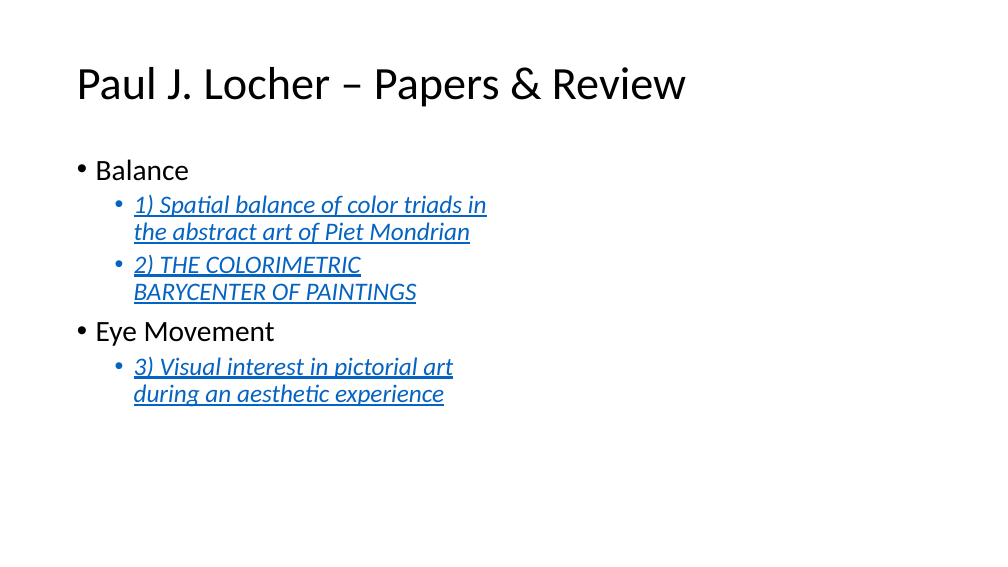
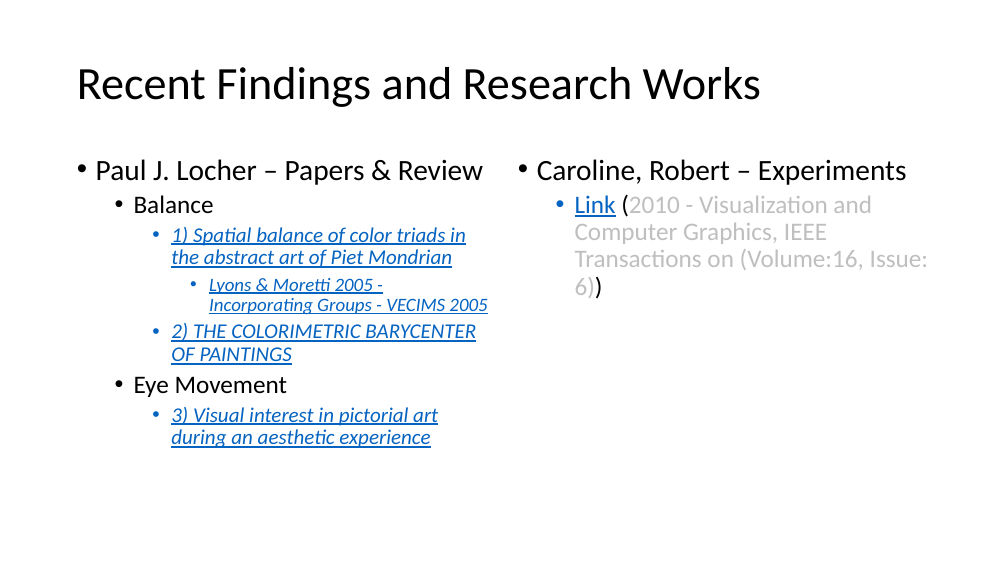
Before and after one commit to PatriciaXiao/Conclusion, a slide deck: slide 18 of Conclusion.pptx. Drawn at 1008x567 pixels with LibreOffice and Linux fonts; fonts in the diff are those of the drawing. Boxes give left, top, right and bottom in pixels: in the first picture for what was removed or moved away, otherwise in the second. Text is boxed around its words. In the diff, an @@ line names an element or a change of style, - is before the commit and + after.

Commit message:
01012016
Papers & Books finished

```diff
--- a/Conclusion.pptx
+++ b/Conclusion.pptx
@@ title at (x1=77, y1=67, x2=761, y2=107): text changed @@
-Paul J. Locher – Papers & Review
+Recent Findings and Research Works
@@ text at (x1=96, y1=159, x2=483, y2=185): paragraph added @@
+• Paul J. Locher – Papers & Review
@@ text added at (x1=537, y1=159, x2=929, y2=299), 24 pt, text #BFBFBF @@
+• Caroline, Robert – Experiments
+  • Link (2010 - Visualization and Computer Graphics, IEEE Transactions on (Volume:16, Issue: 6))
@@ text at (x1=134, y1=195, x2=476, y2=448): size 28 to 24 pt in "Balance", "Eye Movement"; size 24 to 20 pt in "1) Spatial balance of color triads in ...", "2) THE COLORIMETRIC BARYCENTER OF PAINTINGS", "3) Visual interest in pictorial art during ..."; list level 1 to 2 in "Balance"; list level 2 to 3 in "1) Spatial balance of color ..."; list level 2 to 3 in "2) THE COLORIMETRIC BARYCENTER OF ..."; list level 1 to 2 in "Eye Movement"; list level 2 to 3 in "3) Visual interest in pictorial ..." @@
@@ text at (x1=209, y1=278, x2=487, y2=315): paragraph added @@
+      • Lyons & Moretti 2005 - Incorporating Groups - VECIMS 2005
```
Also in this commit, not shown: 1 slide removed, 1 other file.
